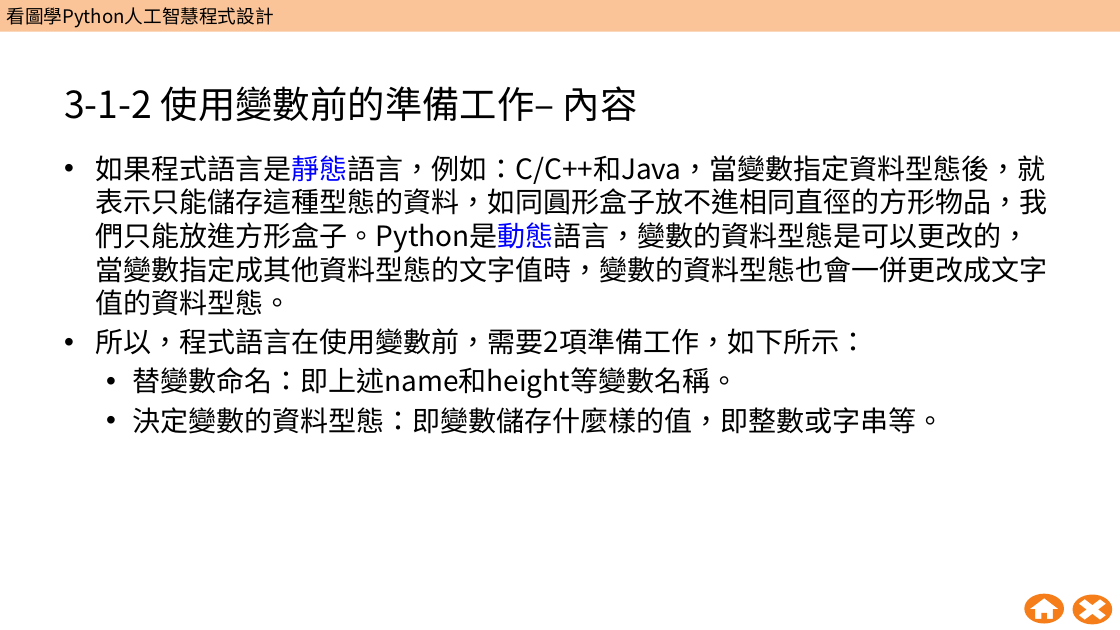
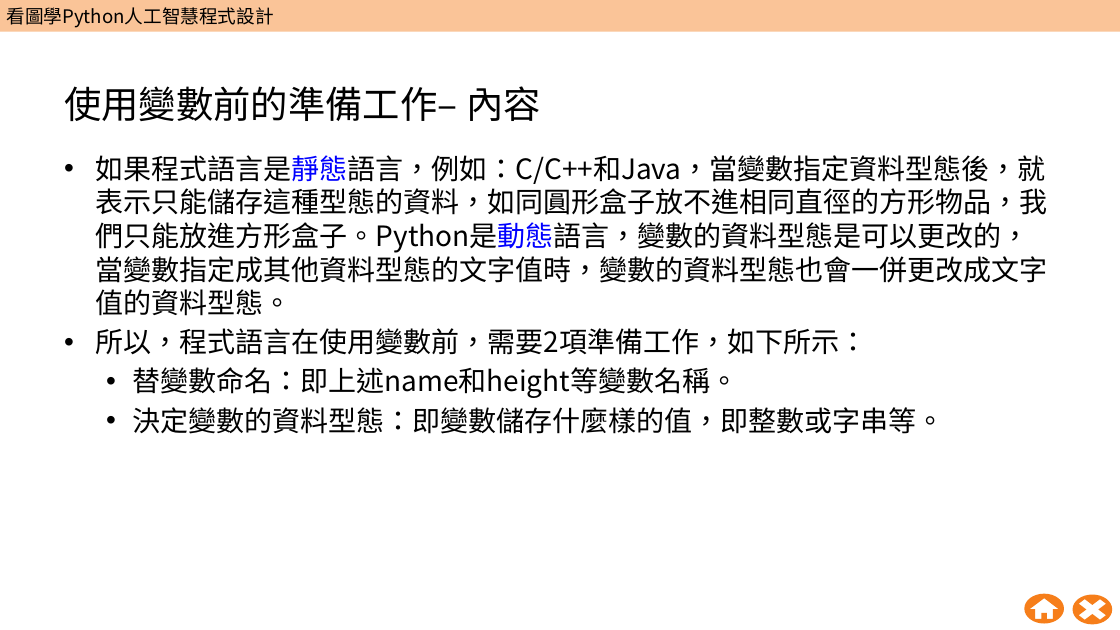
Before and after one commit to wangsungwen/Python-Artificial-Intelligence-Instruction, a slide deck: slide 36 of 五週Python人工智慧教學包/第1週/W01_教學簡報.pptx (slide 37 before the commit). Drawn at 1120x630 pixels with LibreOffice and Linux fonts; fonts in the diff are those of the drawing; background and template pictures are left out. Boxes give left, top, right and bottom in pixels: in the first picture for what was removed or moved away, otherwise in the second. Text is boxed around its words. In the diff, an @@ line names an element or a change of style, - is before the commit and + after.

```diff
--- a/五週Python人工智慧教學包/第1週/W01_教學簡報.pptx
+++ b/五週Python人工智慧教學包/第1週/W01_教學簡報.pptx
@@ title at [64,86,541,121]: text changed @@
-3-1-2 使用變數前的準備工作– 內容
+使用變數前的準備工作– 內容
```
Also in this commit, not shown: 22 other slides changed, 1 slide removed.
